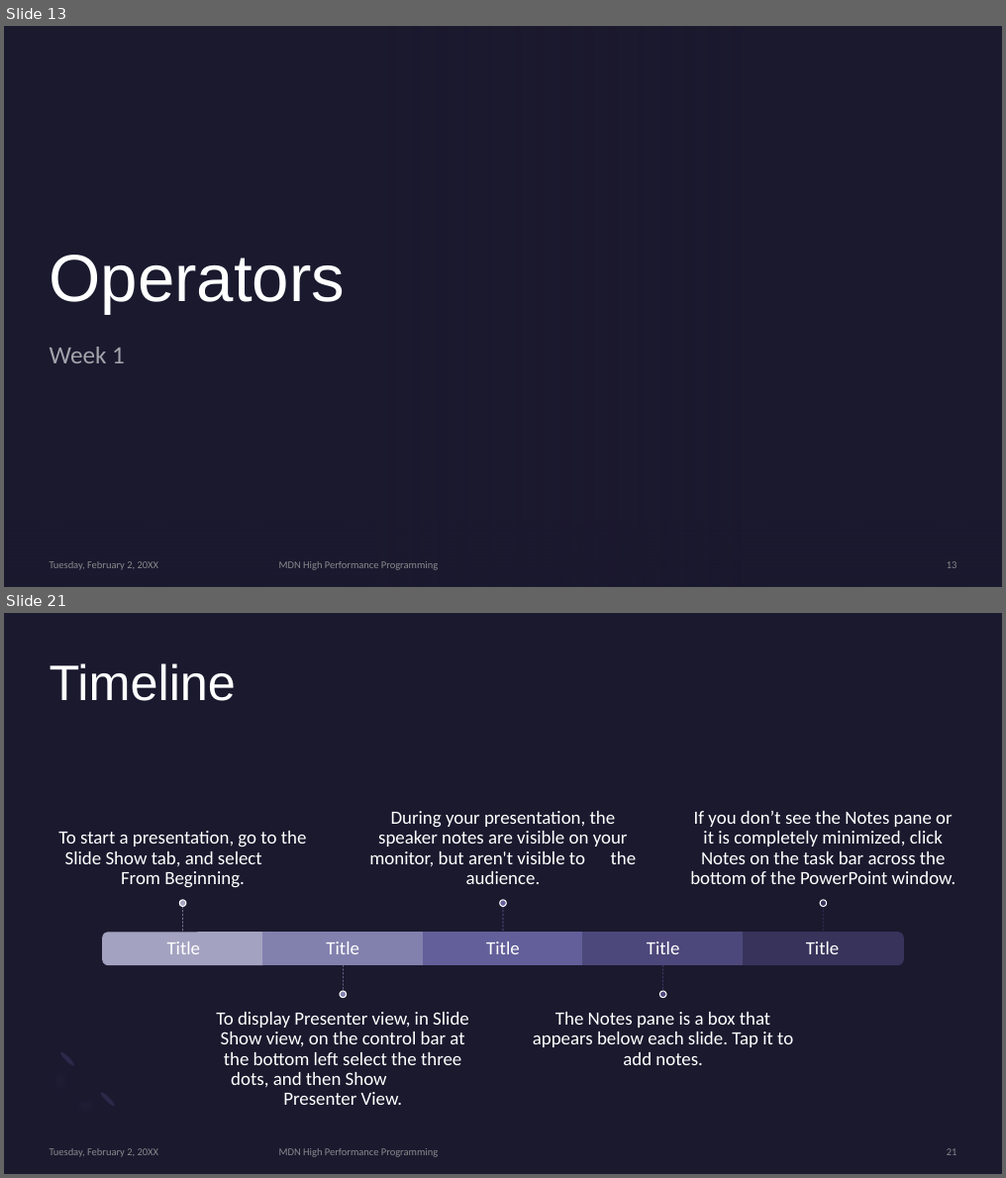
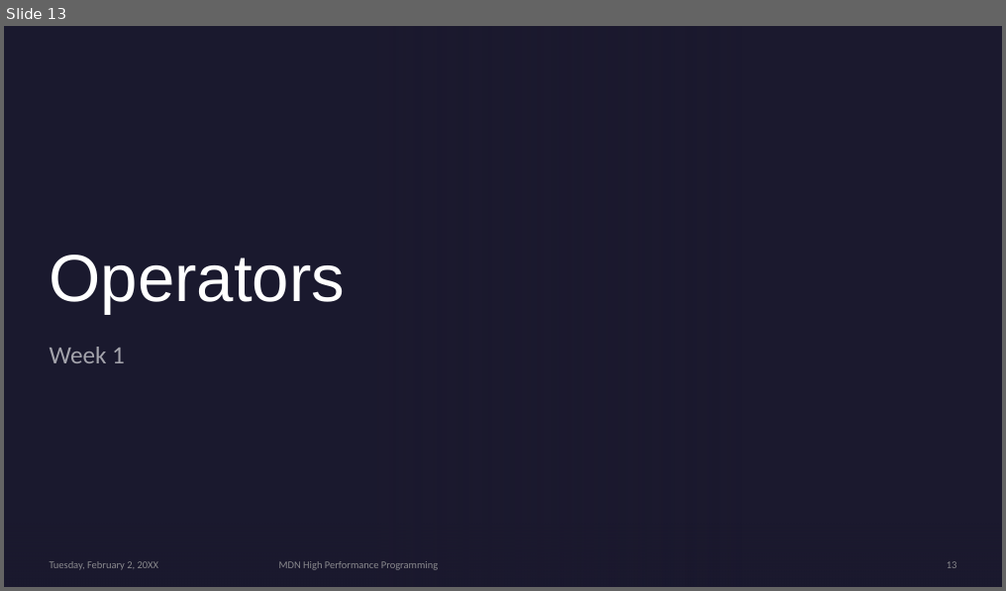
Before and after one commit to MonashDeepNeuron/HPP, a slide deck: content/week1/slides/week1.pptx. Shown one above the other, each under a label of ours: slides 13 and 21 before the commit, slide 13 after it; the slides between them are not shown. The pictures are 1006x1178 and 1006x591 pixels, drawn with LibreOffice and Linux fonts; fonts in the diff are those of the drawing; background and template pictures are left out. Boxes give left, top, right and bottom in pixels: in the first picture for what was removed or moved away, otherwise in the second. Text is boxed around its words. In the diff, an @@ line names an element or a change of style, - is before the commit and + after.

```diff
--- a/content/week1/slides/week1.pptx
+++ b/content/week1/slides/week1.pptx
@@ slide 21 removed at (x1=4, y1=613, x2=1002, y2=1174), background #1B192E @@
@@ title removed at (x1=50, y1=663, x2=236, y2=701) @@
-Timeline
@@ group removed at (x1=58, y1=811, x2=956, y2=1105): 10 texts, 5 lines, 5 ellipses, 3 rectangles, 2 round same rects @@
-Title
-To start a presentation, go to the Slide Show tab, and select From Beginning.
-Title
-To display Presenter view, in Slide Show view, on the control bar at the bottom left select the three dots, and then Show Presenter View.
-Title
-During your presentation, the speaker notes are visible on your monitor, but aren't visible to the audience.
-Title
-The Notes pane is a box that appears below each slide. Tap it to add notes.
-Title
-If you don’t see the Notes pane or it is completely minimized, click Notes on the task bar across the bottom of the PowerPoint window.
@@ freeform shape removed at (x1=34, y1=1049, x2=118, y2=1133) @@
@@ ellipse removed at (x1=59, y1=1051, x2=76, y2=1067) @@
@@ ellipse removed at (x1=99, y1=1091, x2=116, y2=1108) @@
@@ text removed at (x1=50, y1=1149, x2=159, y2=1157) @@
-Tuesday, February 2, 20XX
@@ text removed at (x1=279, y1=1149, x2=438, y2=1157) @@
-MDN High Performance Programming
@@ page number removed at (x1=946, y1=1149, x2=957, y2=1156) @@
-21
```
Also in this commit, not shown: 7 slides changed, 5 slides added, 6 other slides removed.
